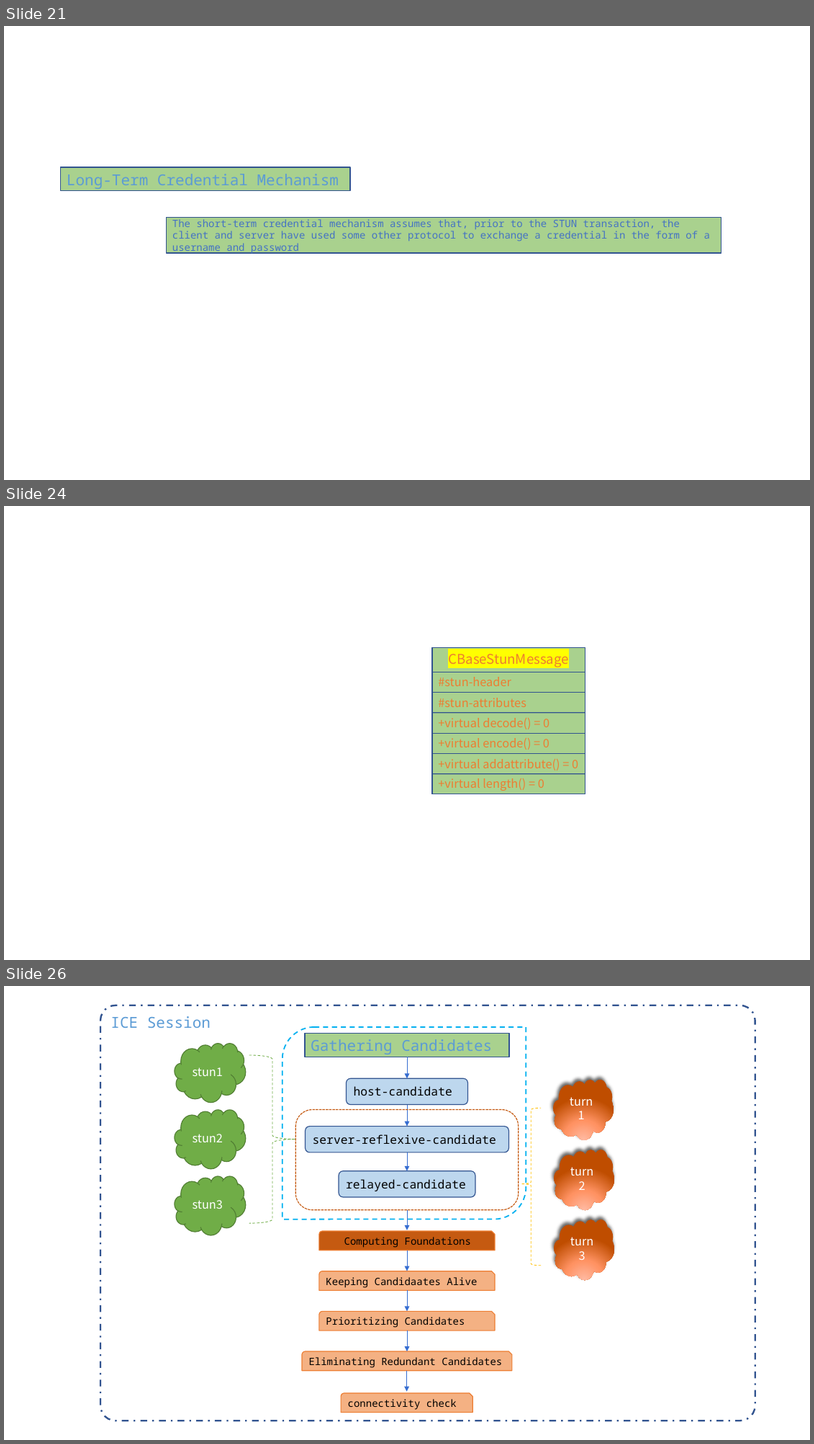
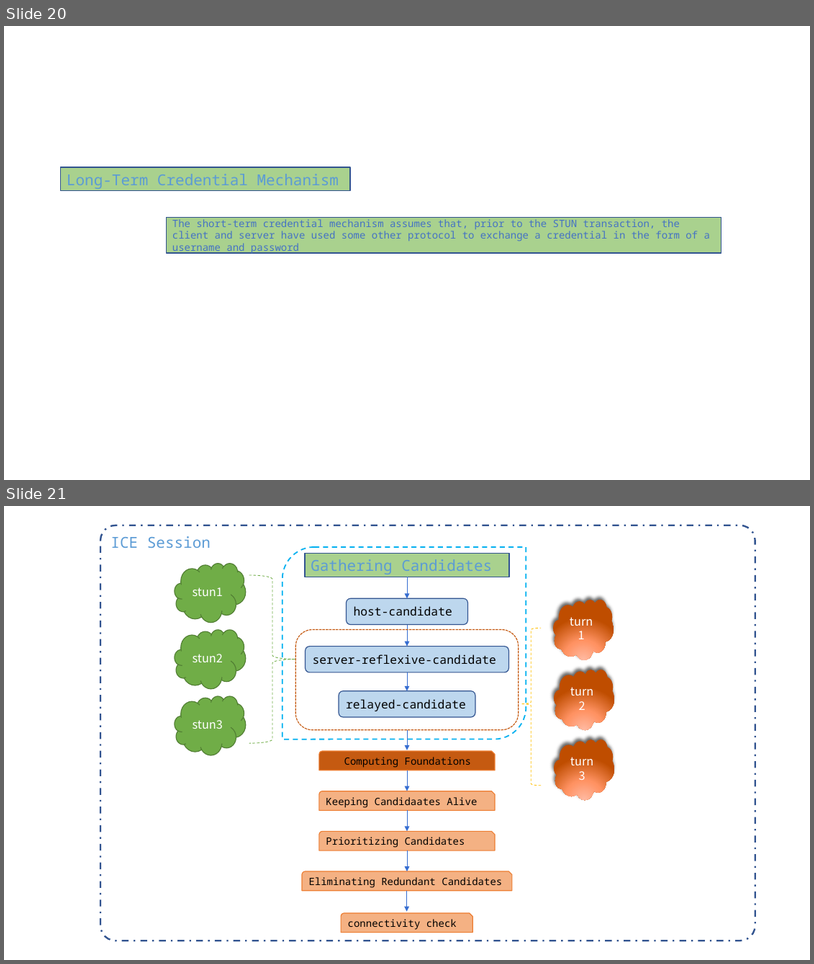
Before and after one commit to httpmail/ice, a slide deck: docs.pptx. Shown one above the other, each under a label of ours: slides 21, 24 and 26 before the commit, slides 20 and 21 after it; the slides between them are not shown. The pictures are 814x1444 and 814x964 pixels, drawn with LibreOffice and Linux fonts; fonts in the diff are those of the drawing. Boxes give left, top, right and bottom in pixels: in the first picture for what was removed or moved away, otherwise in the second. Text is boxed around its words. In the diff, an @@ line names an element or a change of style, - is before the commit and + after.

```diff
--- a/docs.pptx
+++ b/docs.pptx
@@ slide 24 removed at [4, 506, 810, 960], background #FFFFFF @@
@@ rectangle removed at [432, 648, 585, 794] @@
-CBaseStunMessage
@@ group removed at [432, 672, 585, 794]: 6 rectangles @@
-#stun-header
-#stun-attributes
-+virtual decode() = 0
-+virtual encode() = 0
-+virtual addattribute() = 0
-+virtual length() = 0
@@ what was slide 21 is now slide 20 @@
@@ what was slide 26 is now slide 21 @@
```
Also in this commit, not shown: 2 slides changed, 7 slides added, 5 other slides removed, 34 other files.
